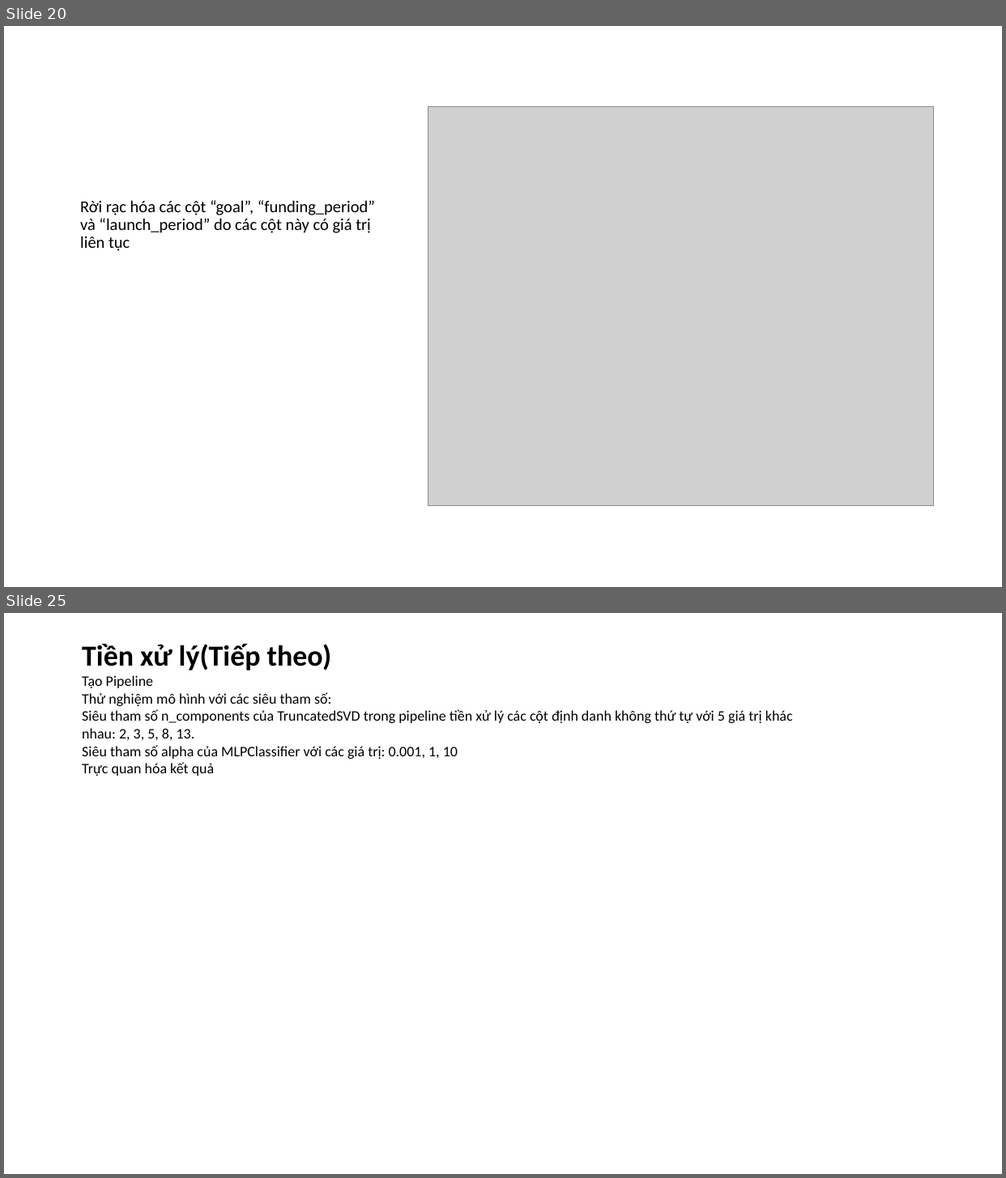
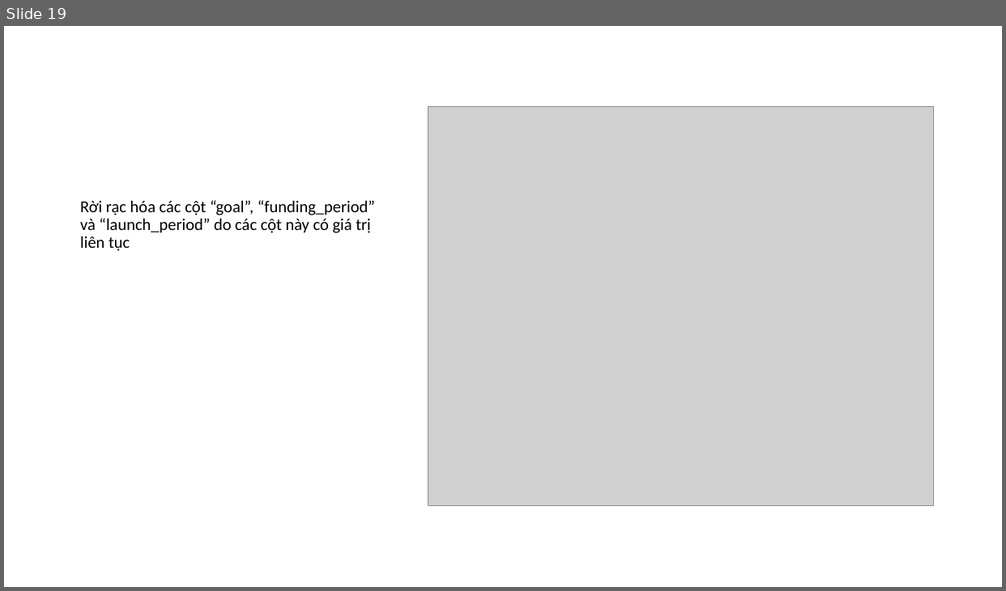
Before and after one commit to XQuyTran/DataScience_Project_HCMUS, a slide deck: presentation/Slide.pptx. Shown one above the other, each under a label of ours: slides 20 and 25 before the commit, slide 19 after it; the slides between them are not shown. The pictures are 1006x1178 and 1006x591 pixels, drawn with LibreOffice and Linux fonts; fonts in the diff are those of the drawing; grey boxes stand for pictures. Boxes give left, top, right and bottom in pixels: in the first picture for what was removed or moved away, otherwise in the second. Text is boxed around its words. In the diff, an @@ line names an element or a change of style, - is before the commit and + after.

```diff
--- a/presentation/Slide.pptx
+++ b/presentation/Slide.pptx
@@ slide 25 removed at [4, 613, 1002, 1174], background #FFFFFF @@
@@ text removed at [82, 644, 793, 776] @@
-Tiền xử lý(Tiếp theo)
-Tạo Pipeline
-Thử nghiệm mô hình với các siêu tham số:
-Siêu tham số n_components của TruncatedSVD trong pipeline tiền xử lý các cột định danh không thứ tự với 5 giá trị khác nhau: 2, 3, 5, 8, 13.
-Siêu tham số alpha của MLPClassifier với các giá trị: 0.001, 1, 10
-Trực quan hóa kết quả
@@ what was slide 20 is now slide 19 @@
```
Also in this commit, not shown: 9 slides changed, 9 slides added, 4 other slides removed, 1 other file.
